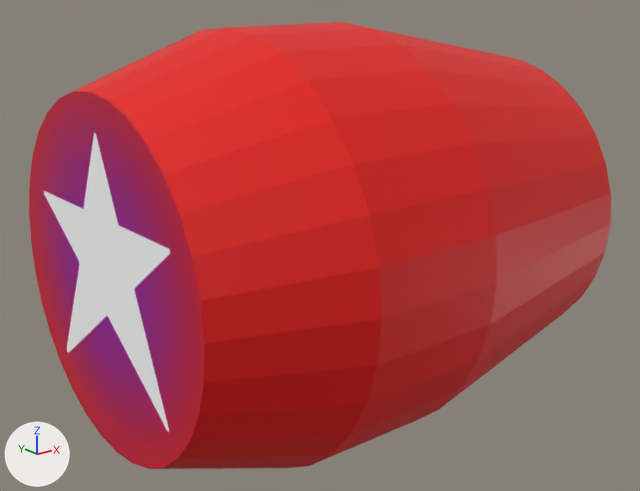
What one commit did to the FBX model Assets/3D Models/PointPing.fbx.
One viewpoint serves both versions: a 50 mm lens placed at (-3.09, -4.14, 1.58), pointed at (0.24, 0.01, -0.08). Arrows for +X, +Y and +Z are at lower left; the lights stay in place. Where no turn or scale is listed for an object, it has been applied to the vertices.
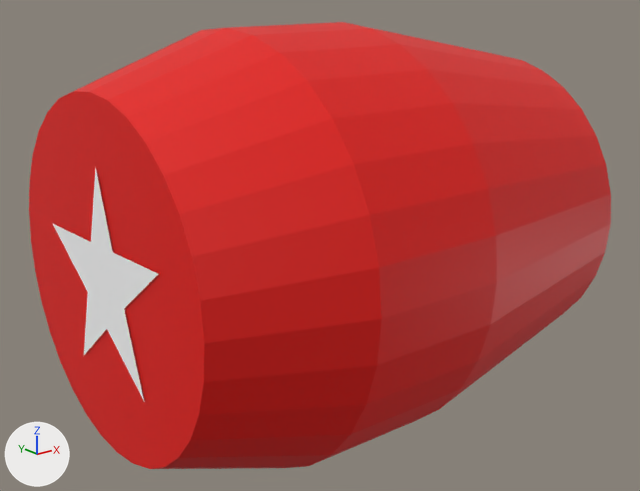
Changed parts and their boxes [x1, y1, x2, y2] in the pictures (640 x 491 px):
'Text', added
    after: [52, 166, 158, 401]
part 1 of me_cylinder, recoloured
    both: [29, 91, 204, 469]

Edits to the bpy script that builds the scene:
```text
Add mat_material_005:
    mat_material_005 = principled_material('Material.005')
    mat_material_005.base_color = (1.0, 1.0, 1.0)  # white #ffffff
Change me_cylinder:
    where me_cylinder.from_pydata(...)  # 192 vertices, 162 faces; spans x -1.23..1.83, y -1.27..1.27, z -1.27..1.27
    used by ob_cylinder; location = (0.0, 0.0, 0.0)
    me_cylinder part 1: all 1 face that had it switch from mat_material_001 (picture img_pinball_texture_png) to mat_material_002 (red #e70b00)
Add me_text:
    me_text.from_pydata([(0.0, 0.061, -0.28), (0.0, 0.535, -0.294), (0.0, 0.663, 0.127), (0.0, 0.793, -0.301), (0.0, 1.302, -0.312), (0.0, 0.888, -0.609), (0.0, 1.018, -1.034), (0.0, 0.677, -0.756), (0.0, 0.291, -1.036), (0.0, 0.45, -0.573)], [], [(3, 5, 4), (1, 3, 2), (1, 5, 3), (1, 6, 5), (1, 7, 6), (0, 9, 1), (9, 7, 1), (9, 8, 7)])
    me_text.materials.append(mat_material_005)  # white #ffffff
Add ob_text:
    ob_text = bpy.data.objects.new('Text', me_text)
    ob_text.location = (-1.236, -0.688, 0.505)
```
